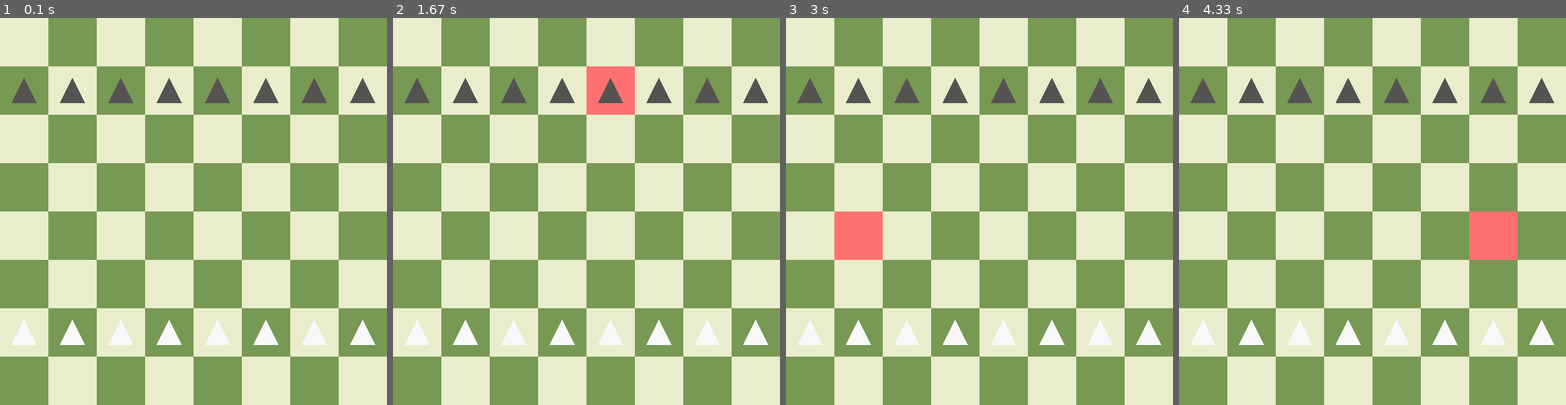
Above: before the commit, frames 1-4 (left to right).
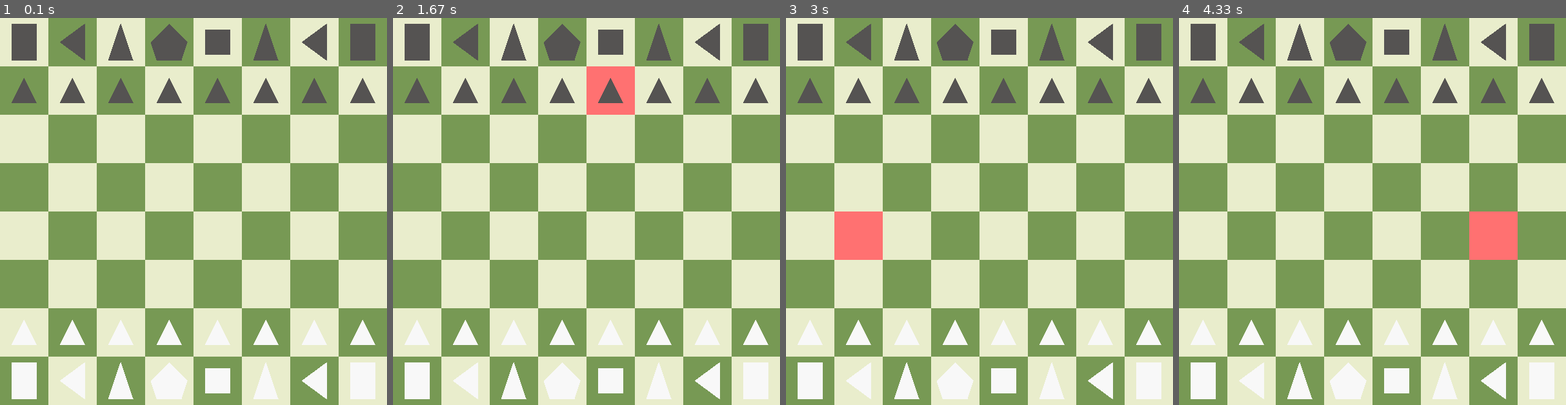
Above: after the commit, the same moments.

Repository: caleb-james-smith/PyGameChess
Game: pygame game, started from play.py
The game is run twice, just before and just after one commit, with the same random seed, the same clock (stepped at 60 frames per second) and the same inputs.
Inputs (mouse positions are in pixels of both pictures, inside the frame that each line leads up to):
- Up to frame 1 (0.1 s): no input
- Up to frame 2 (1.67 s): click (586, 211) at 0.38 s; click (493, 215) at 0.72 s; click (644, 76) at 1.05 s; click (594, 79) at 1.38 s
- Up to frame 3 (3 s): click (983, 250) at 1.72 s; click (1080, 273) at 2.05 s; click (1080, 176) at 2.38 s; click (855, 250) at 2.72 s
- Up to frame 4 (4.33 s): click (1507, 288) at 3.05 s; click (1387, 196) at 3.38 s; click (1287, 141) at 3.72 s; click (1476, 254) at 4.05 s

The runs differ from the first frame. In frame 1, 7.1% of the frame differs, in the area x 3-97%, y 1-99%; in frame 2, 7.1%; in frame 3, 7.1%; in frame 4, 7.1%.

Commit message:
Define draw functions for all pieces.

Diff:
--- a/piece.py
+++ b/piece.py
@@ -1,11 +1,11 @@
 # Piece class and subclasses
 
 # TODO:
-# - Define how each type of piece is drawn
 # - Define how each piece can move
 # DONE:
 # - Create piece class (superclass or base class)
 # - Create subclass for each type of piece
+# - Define how each type of piece is drawn
 
 class Piece:
     def __init__(self, color, position):
@@ -105,22 +105,47 @@
         super().__init__(color, position)
         self.SetupValueAndName(2)
 
+    def Draw(self, game, screen, color, x_position, y_position, size):
+        # knight: triangle pointing left
+        points = [(x_position + size, y_position - 1.5 * size), (x_position + size, y_position + 1.5 * size), (x_position - size, y_position)]
+        game.draw.polygon(screen, color, points, 0)
+
 class Bishop(Piece):
     def __init__(self, color, position):
         super().__init__(color, position)
         self.SetupValueAndName(3)
+
+    def Draw(self, game, screen, color, x_position, y_position, size):
+        # bishop: tall triangle
+        points = [(x_position - size, y_position + 1.5 * size), (x_position + size, y_position + 1.5 * size), (x_position, y_position - 1.5 * size)]
+        game.draw.polygon(screen, color, points, 0)
 
 class Rook(Piece):
     def __init__(self, color, position):
         super().__init__(color, position)
         self.SetupValueAndName(4)
 
+    def Draw(self, game, screen, color, x_position, y_position, size):
+        # rook: tall rectangle
+        points = [(x_position - size, y_position - 1.5 * size), (x_position + size, y_position - 1.5 * size), (x_position + size, y_position + 1.5 * size), (x_position - size, y_position + 1.5 * size)]
+        game.draw.polygon(screen, color, points, 0)
+
 class Queen(Piece):
     def __init__(self, color, position):
         super().__init__(color, position)
         self.SetupValueAndName(5)
 
+    def Draw(self, game, screen, color, x_position, y_position, size):
+        # queen: pentagon
+        points = [(x_position - size, y_position + 1.5 * size), (x_position - 1.5 * size, y_position), (x_position, y_position - 1.5 * size), (x_position + 1.5 * size, y_position), (x_position + size, y_position + 1.5 * size)]
+        game.draw.polygon(screen, color, points, 0)
+
 class King(Piece):
     def __init__(self, color, position):
         super().__init__(color, position)
         self.SetupValueAndName(6)
+
+    def Draw(self, game, screen, color, x_position, y_position, size):
+        # king: square
+        points = [(x_position - size, y_position - size), (x_position + size, y_position - size), (x_position + size, y_position + size), (x_position - size, y_position + size)]
+        game.draw.polygon(screen, color, points, 0)
--- a/play.py
+++ b/play.py
@@ -3,7 +3,6 @@
 # - Date: Project started on November 10, 2023
 
 # TODO:
-# - Draw pieces using piece classes
 # - Define allowed piece movement and captures
 # DONE:
 # - Draw colored square when clicked
@@ -15,6 +14,7 @@
 # - Change click color depending on whether square is empty or occupied
 # - Make it possible to move pieces
 # - Make piece class
+# - Draw pieces using piece classes
 
 # Import the pygame library
 import pygame
--- a/state.py
+++ b/state.py
@@ -119,14 +119,14 @@
         # Initial state: chess starting position
 
         white_pieces = [
-            #Rook("white",   [0, 7]),
-            #Knight("white", [1, 7]),
-            #Bishop("white", [2, 7]),
-            #Queen("white",  [3, 7]),
-            #King("white",   [4, 7]),
-            #Bishop("white", [5, 7]),
-            #Knight("white", [6, 7]),
-            #Rook("white",   [7, 7]),
+            Rook("white",   [0, 7]),
+            Knight("white", [1, 7]),
+            Bishop("white", [2, 7]),
+            Queen("white",  [3, 7]),
+            King("white",   [4, 7]),
+            Bishop("white", [5, 7]),
+            Knight("white", [6, 7]),
+            Rook("white",   [7, 7]),
             Pawn("white",   [0, 6]),
             Pawn("white",   [1, 6]),
             Pawn("white",   [2, 6]),
@@ -138,14 +138,14 @@
         ]
 
         black_pieces = [
-            #Rook("black",   [0, 0]),
-            #Knight("black", [1, 0]),
-            #Bishop("black", [2, 0]),
-            #Queen("black",  [3, 0]),
-            #King("black",   [4, 0]),
-            #Bishop("black", [5, 0]),
-            #Knight("black", [6, 0]),
-            #Rook("black",   [7, 0]),
+            Rook("black",   [0, 0]),
+            Knight("black", [1, 0]),
+            Bishop("black", [2, 0]),
+            Queen("black",  [3, 0]),
+            King("black",   [4, 0]),
+            Bishop("black", [5, 0]),
+            Knight("black", [6, 0]),
+            Rook("black",   [7, 0]),
             Pawn("black",   [0, 1]),
             Pawn("black",   [1, 1]),
             Pawn("black",   [2, 1]),
